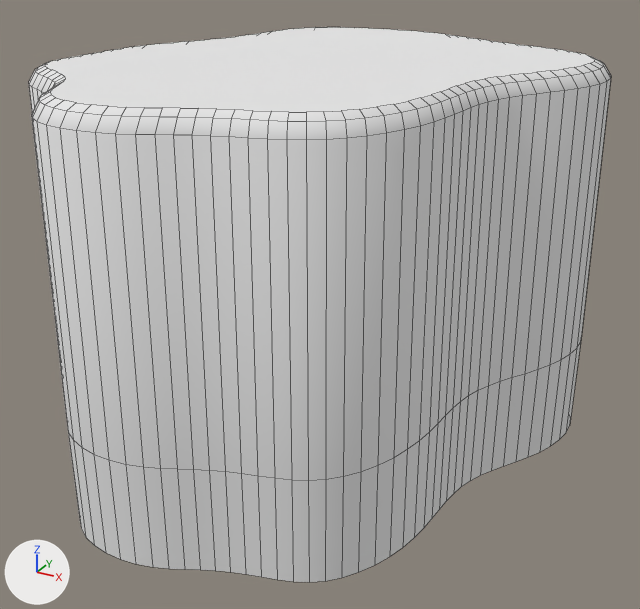
Renders of the Blender file Blender Models/Floaty Beach (But like not shit)/MainBeachButIAmGonnaTryToAddACave.blend from each side of a commit.
Camera for both pictures: a 50 mm lens placed at (48.7, -91.9, 15.2), pointed at (-0.4, -2.7, -29.4). Arrows for +X, +Y and +Z are at lower left; the lights stay in place. Mesh edges are drawn as thin lines.
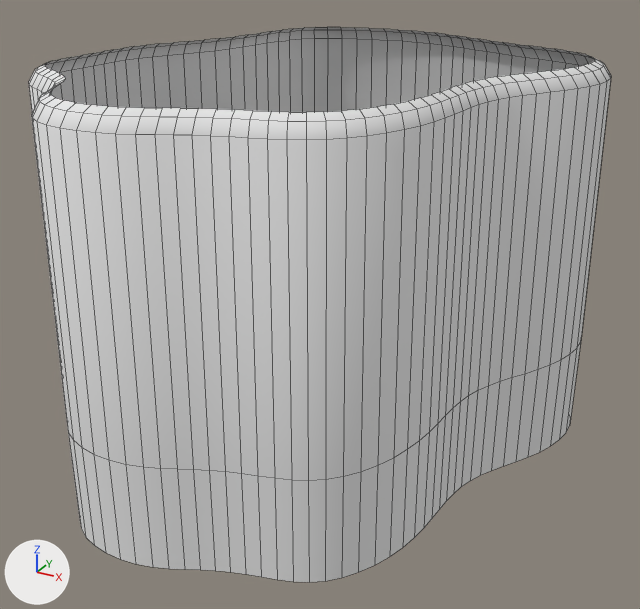
What differs and where, as boxes [x1, y1, x2, y2] in the pictures (640 x 609 px):
'Plane.005', hidden
    before: [45, 27, 595, 112]

Patch to the scene script:
```diff
--- a/Blender Models/Floaty Beach (But like not shit)/MainBeachButIAmGonnaTryToAddACave.blend.py
+++ b/Blender Models/Floaty Beach (But like not shit)/MainBeachButIAmGonnaTryToAddACave.blend.py
@@ ob_plane_005 @@
 ob_plane_005.location = (0.0, 0.0, 0.0)
+ob_plane_005.hide_viewport = True
```
